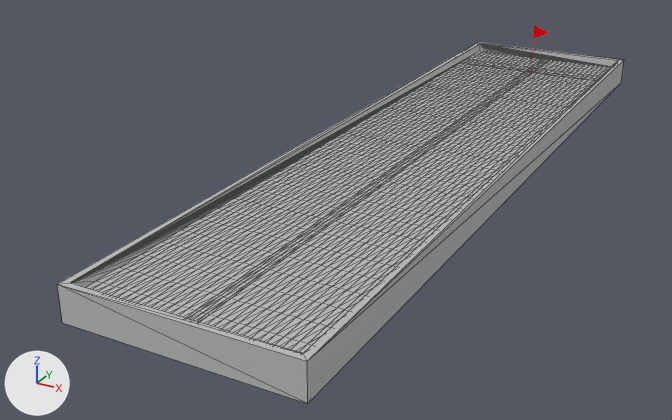
The glTF model assets/glb/map/level_1.glb as it was, and as the next commit left it.
Camera for both pictures: a 50 mm camera at (4.78, -6.63, 4.33) aimed at (-0.88, 3.67, -0.82). Arrows for +X, +Y and +Z are at lower left; the lights stay in place. Mesh edges are drawn as thin lines on the coarser meshes. Vertices at the same position are counted once.

The first picture shows 'green'.
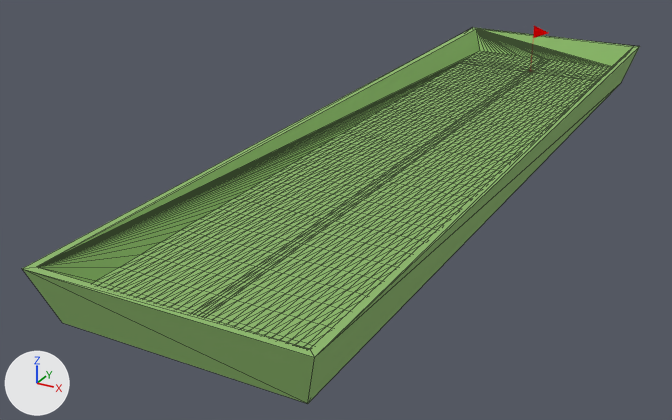
What the commit changed:
Material 'Material' (mat_material) changes colour from light grey #c0c0c0 to green #94bf72; in linear values from (0.527, 0.527, 0.527) to (0.295, 0.521, 0.167).
me_green is used by ob_green; location (0.0, 4.66, -0.21).
me_green had 1243 vertices, 2482 faces and spanned x -1.39..1.39, y -5.63..5.63, z -0.15..0.28.
me_green now has 1621 vertices, 3238 faces and spans x -1.59..1.59, y -5.84..5.84, z -0.15..0.5.
me_green part 1: 70 vertices moved from x -1.39..1.39, y -5.63..5.63, z 0.14..0.28 to x -1.59..1.59, y -5.84..5.84, z 0.14..0.5; 11 vertices removed from x -0.08..0.08, y 4.55..4.65, z 0.0..0.14; 389 vertices added at x -0.08..0.08, y 4.53..4.68, z 0.0..0.14.

Where the change shows, as pixel boxes (x1, y1, x2, y2) in the pictures (672 x 420 px):
'green', recoloured, reshaped (grey to green, 9% wider)
    before: (57, 42, 624, 404)
    after: (22, 28, 640, 404)
